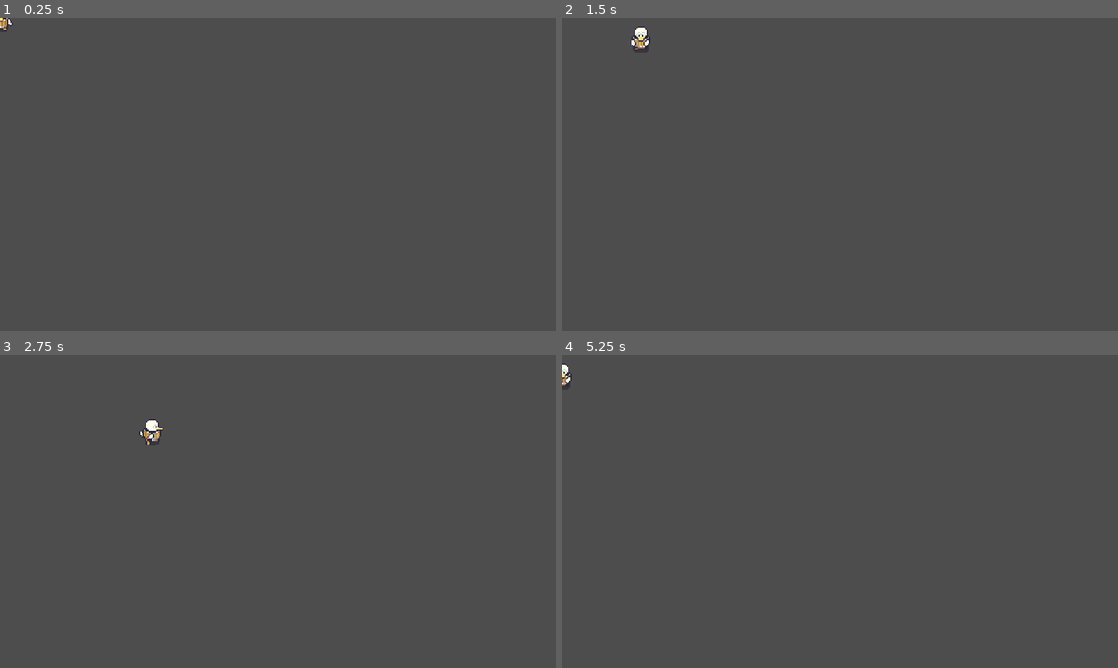
Above: before the commit, frames 1-4 (two rows, left to right).
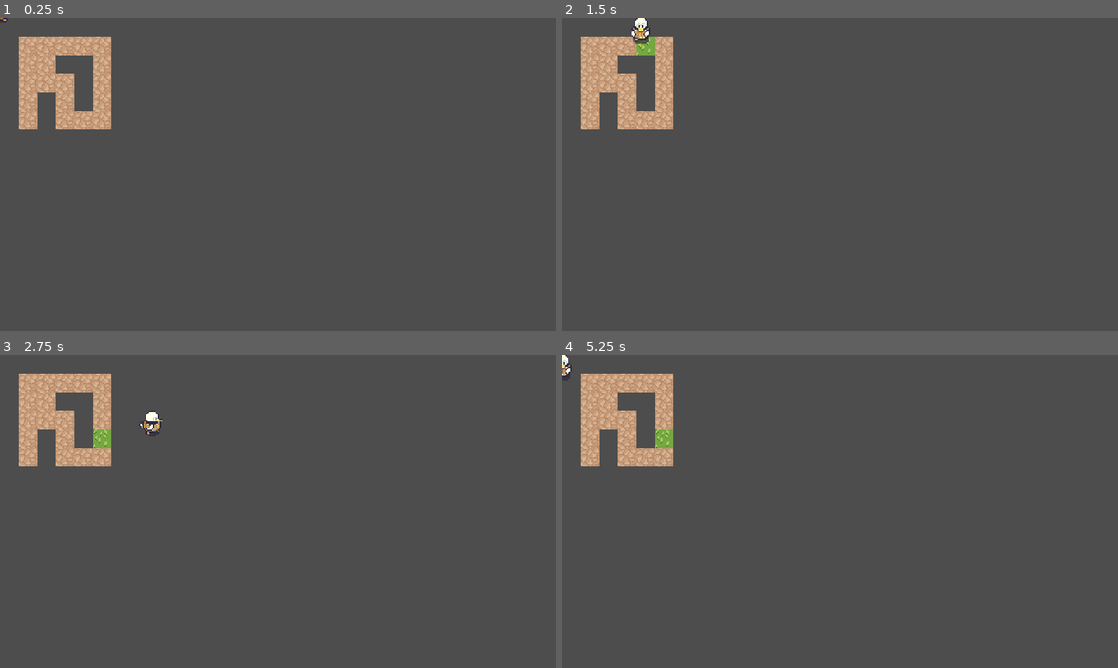
Above: after the commit, the same moments.

Repository: Jukaio/GGJ2024
Game: Godot game, scene res://scenes/TestbedDavid.tscn
The game is run twice, just before and just after one commit, with the same random seed, the same clock (stepped at 60 frames per second) and the same inputs. This scene is started directly instead of the project's main scene.
Inputs:
- Up to frame 1 (0.25 s): no input
- Up to frame 2 (1.5 s): hold D (right) 0.53-1.28 s; tap Space (interact) at 0.6, 1.35 s; hold S (down) from 1.28 s (still down)
- Up to frame 3 (2.75 s): release S (down) at 2.03 s; hold D (right) from 2.03 s (still down); tap Space (interact) at 2.1 s
- Up to frame 4 (5.25 s): release D (right) at 2.78 s; hold W (up) 2.78-3.53 s; tap Space (interact) every 0.75 s from 2.85 to 5.1 s; hold A (left) 3.53-5.03 s; hold S (down) from 5.03 s (still down)

The runs differ from the first frame. In frame 1, 3.8% of the frame differs, in the area x 0-20%, y 0-36%; in frame 2, 3.9%; in frame 3, 4.0%, in the area x 3-30%, y 6-36%; in frame 4, 3.9%.

Commit message:
Hoeing

Diff:
--- a/prefabs/PlayerCharacter.tscn
+++ b/prefabs/PlayerCharacter.tscn
@@ -6,11 +6,13 @@
 [ext_resource type="Script" path="res://scripts/SpriteAnimation.gd" id="4_ui6xa"]
 [ext_resource type="Texture2D" uid="uid://b3xgilsgrdjk" path="res://textures/runAnimation.png" id="5_jgofv"]
 [ext_resource type="Script" path="res://scripts/HoeTool.gd" id="6_pa2yi"]
+[ext_resource type="Texture2D" uid="uid://1e8q8j1i1lfx" path="res://sprites/Tileset.png" id="7_or57d"]
 
 [node name="PlayerCharacter" type="Node2D"]
 script = ExtResource("1_h7gas")
 
 [node name="SpriteAnimator" type="Node2D" parent="."]
+position = Vector2(0, -8)
 script = ExtResource("2_xyurh")
 
 [node name="IdleDown" type="Sprite2D" parent="SpriteAnimator"]
@@ -69,5 +71,15 @@
 region_rect = Rect2(0, 72, 144, 24)
 script = ExtResource("4_ui6xa")
 
-[node name="HoeTool" type="Node2D" parent="."]
+[node name="HoeTool" type="Node2D" parent="." node_paths=PackedStringArray("highlightNode")]
 script = ExtResource("6_pa2yi")
+highlightNode = NodePath("Highlight")
+
+[node name="Highlight" type="Node2D" parent="HoeTool"]
+z_index = -1
+
+[node name="Sprite2D" type="Sprite2D" parent="HoeTool/Highlight"]
+z_index = -1
+texture = ExtResource("7_or57d")
+region_enabled = true
+region_rect = Rect2(32, 0, 16, 16)
--- a/prefabs/ground_tile_map.tscn
+++ b/prefabs/ground_tile_map.tscn
@@ -1,111 +1,9 @@
-[gd_scene load_steps=4 format=3 uid="uid://oednu38gbmwd"]
+[gd_scene load_steps=2 format=3 uid="uid://oednu38gbmwd"]
 
-[ext_resource type="Texture2D" uid="uid://1e8q8j1i1lfx" path="res://sprites/Tileset.png" id="1_e30ag"]
-
-[sub_resource type="TileSetAtlasSource" id="TileSetAtlasSource_tgxrs"]
-texture = ExtResource("1_e30ag")
-2:0/0 = 0
-2:0/0/terrain_set = 0
-2:0/0/terrain = 0
-2:0/0/terrains_peering_bit/right_side = 0
-2:0/0/terrains_peering_bit/left_side = 0
-3:0/0 = 0
-3:0/0/terrain_set = 0
-3:0/0/terrain = 0
-3:0/0/terrains_peering_bit/right_side = 0
-3:0/0/terrains_peering_bit/left_side = 0
-4:0/0 = 0
-4:0/0/terrain_set = 0
-0:1/0 = 0
-0:1/0/terrain_set = 0
-0:1/0/terrains_peering_bit/bottom_right_corner = 0
-1:1/0 = 0
-1:1/0/terrain_set = 0
-1:1/0/terrains_peering_bit/bottom_right_corner = 0
-1:1/0/terrains_peering_bit/bottom_side = 0
-1:1/0/terrains_peering_bit/bottom_left_corner = 0
-2:1/0 = 0
-2:1/0/terrain_set = 0
-2:1/0/terrains_peering_bit/bottom_left_corner = 0
-3:1/0 = 0
-3:1/0/terrain_set = 0
-3:1/0/terrains_peering_bit/bottom_left_corner = 0
-3:1/0/terrains_peering_bit/left_side = 0
-3:1/0/terrains_peering_bit/top_left_corner = 0
-3:1/0/terrains_peering_bit/top_side = 0
-3:1/0/terrains_peering_bit/top_right_corner = 0
-4:1/0 = 0
-4:1/0/terrain_set = 0
-4:1/0/terrains_peering_bit/right_side = 0
-4:1/0/terrains_peering_bit/bottom_right_corner = 0
-4:1/0/terrains_peering_bit/top_left_corner = 0
-4:1/0/terrains_peering_bit/top_side = 0
-4:1/0/terrains_peering_bit/top_right_corner = 0
-0:2/0 = 0
-0:2/0/terrain_set = 0
-0:2/0/terrains_peering_bit/right_side = 0
-0:2/0/terrains_peering_bit/bottom_right_corner = 0
-0:2/0/terrains_peering_bit/top_right_corner = 0
-1:2/0 = 0
-1:2/0/terrain_set = 0
-1:2/0/terrain = 0
-1:2/0/terrains_peering_bit/right_side = 0
-1:2/0/terrains_peering_bit/bottom_right_corner = 0
-1:2/0/terrains_peering_bit/bottom_side = 0
-1:2/0/terrains_peering_bit/bottom_left_corner = 0
-1:2/0/terrains_peering_bit/left_side = 0
-1:2/0/terrains_peering_bit/top_left_corner = 0
-1:2/0/terrains_peering_bit/top_side = 0
-1:2/0/terrains_peering_bit/top_right_corner = 0
-2:2/0 = 0
-2:2/0/terrain_set = 0
-2:2/0/terrains_peering_bit/bottom_left_corner = 0
-2:2/0/terrains_peering_bit/left_side = 0
-2:2/0/terrains_peering_bit/top_left_corner = 0
-3:2/0 = 0
-3:2/0/terrain_set = 0
-3:2/0/terrains_peering_bit/bottom_right_corner = 0
-3:2/0/terrains_peering_bit/bottom_side = 0
-3:2/0/terrains_peering_bit/bottom_left_corner = 0
-3:2/0/terrains_peering_bit/left_side = 0
-3:2/0/terrains_peering_bit/top_left_corner = 0
-4:2/0 = 0
-4:2/0/terrain_set = 0
-4:2/0/terrains_peering_bit/right_side = 0
-4:2/0/terrains_peering_bit/bottom_right_corner = 0
-4:2/0/terrains_peering_bit/bottom_side = 0
-4:2/0/terrains_peering_bit/bottom_left_corner = 0
-4:2/0/terrains_peering_bit/top_right_corner = 0
-0:3/0 = 0
-0:3/0/terrain_set = 0
-0:3/0/terrains_peering_bit/top_right_corner = 0
-1:3/0 = 0
-1:3/0/terrain_set = 0
-1:3/0/terrains_peering_bit/top_left_corner = 0
-1:3/0/terrains_peering_bit/top_side = 0
-1:3/0/terrains_peering_bit/top_right_corner = 0
-2:3/0 = 0
-2:3/0/terrain_set = 0
-2:3/0/terrains_peering_bit/top_left_corner = 0
-3:3/0 = 0
-3:3/0/terrain_set = 0
-3:3/0/terrains_peering_bit/bottom_right_corner = 0
-3:3/0/terrains_peering_bit/top_left_corner = 0
-4:3/0 = 0
-4:3/0/terrain_set = 0
-4:3/0/terrains_peering_bit/bottom_left_corner = 0
-4:3/0/terrains_peering_bit/top_right_corner = 0
-0:0/0 = 0
-0:0/0/terrain_set = 0
-
-[sub_resource type="TileSet" id="TileSet_2858r"]
-terrain_set_0/mode = 0
-terrain_set_0/terrain_0/name = "Terrain 0"
-terrain_set_0/terrain_0/color = Color(0.752941, 0, 0.419608, 1)
-sources/0 = SubResource("TileSetAtlasSource_tgxrs")
+[ext_resource type="TileSet" uid="uid://4feilimrxep2" path="res://prefabs/ground_tileset.tres" id="1_lq2qg"]
 
 [node name="GroundTileMap" type="TileMap"]
 position = Vector2(2.08165e-12, 2.08165e-12)
-tile_set = SubResource("TileSet_2858r")
+tile_set = ExtResource("1_lq2qg")
 format = 2
 layer_0/tile_data = PackedInt32Array(-1, 65536, 2, 65535, 65536, 2, -65536, 65536, 2, 0, 65536, 2, 65534, 65536, 2, -2, …(13844 unchanged characters)…
--- /dev/null
+++ b/prefabs/ground_tileset.tres
@@ -0,0 +1,105 @@
+[gd_resource type="TileSet" load_steps=3 format=3 uid="uid://4feilimrxep2"]
+
+[ext_resource type="Texture2D" uid="uid://1e8q8j1i1lfx" path="res://sprites/Tileset.png" id="1_86xew"]
+
+[sub_resource type="TileSetAtlasSource" id="TileSetAtlasSource_tgxrs"]
+texture = ExtResource("1_86xew")
+2:0/0 = 0
+2:0/0/terrain_set = 0
+2:0/0/terrain = 0
+2:0/0/terrains_peering_bit/right_side = 0
+2:0/0/terrains_peering_bit/left_side = 0
+3:0/0 = 0
+3:0/0/terrain_set = 0
+3:0/0/terrain = 0
+3:0/0/terrains_peering_bit/right_side = 0
+3:0/0/terrains_peering_bit/left_side = 0
+4:0/0 = 0
+4:0/0/terrain_set = 0
+0:1/0 = 0
+0:1/0/terrain_set = 0
+0:1/0/terrains_peering_bit/bottom_right_corner = 0
+1:1/0 = 0
+1:1/0/terrain_set = 0
+1:1/0/terrains_peering_bit/bottom_right_corner = 0
+1:1/0/terrains_peering_bit/bottom_side = 0
+1:1/0/terrains_peering_bit/bottom_left_corner = 0
+2:1/0 = 0
+2:1/0/terrain_set = 0
+2:1/0/terrains_peering_bit/bottom_left_corner = 0
+3:1/0 = 0
+3:1/0/terrain_set = 0
+3:1/0/terrains_peering_bit/bottom_left_corner = 0
+3:1/0/terrains_peering_bit/left_side = 0
+3:1/0/terrains_peering_bit/top_left_corner = 0
+3:1/0/terrains_peering_bit/top_side = 0
+3:1/0/terrains_peering_bit/top_right_corner = 0
+4:1/0 = 0
+4:1/0/terrain_set = 0
+4:1/0/terrains_peering_bit/right_side = 0
+4:1/0/terrains_peering_bit/bottom_right_corner = 0
+4:1/0/terrains_peering_bit/top_left_corner = 0
+4:1/0/terrains_peering_bit/top_side = 0
+4:1/0/terrains_peering_bit/top_right_corner = 0
+0:2/0 = 0
+0:2/0/terrain_set = 0
+0:2/0/terrains_peering_bit/right_side = 0
+0:2/0/terrains_peering_bit/bottom_right_corner = 0
+0:2/0/terrains_peering_bit/top_right_corner = 0
+1:2/0 = 0
+1:2/0/terrain_set = 0
+1:2/0/terrain = 0
+1:2/0/terrains_peering_bit/right_side = 0
+1:2/0/terrains_peering_bit/bottom_right_corner = 0
+1:2/0/terrains_peering_bit/bottom_side = 0
+1:2/0/terrains_peering_bit/bottom_left_corner = 0
+1:2/0/terrains_peering_bit/left_side = 0
+1:2/0/terrains_peering_bit/top_left_corner = 0
+1:2/0/terrains_peering_bit/top_side = 0
+1:2/0/terrains_peering_bit/top_right_corner = 0
+2:2/0 = 0
+2:2/0/terrain_set = 0
+2:2/0/terrains_peering_bit/bottom_left_corner = 0
+2:2/0/terrains_peering_bit/left_side = 0
+2:2/0/terrains_peering_bit/top_left_corner = 0
+3:2/0 = 0
+3:2/0/terrain_set = 0
+3:2/0/terrains_peering_bit/bottom_right_corner = 0
+3:2/0/terrains_peering_bit/bottom_side = 0
+3:2/0/terrains_peering_bit/bottom_left_corner = 0
+3:2/0/terrains_peering_bit/left_side = 0
+3:2/0/terrains_peering_bit/top_left_corner = 0
+4:2/0 = 0
+4:2/0/terrain_set = 0
+4:2/0/terrains_peering_bit/right_side = 0
+4:2/0/terrains_peering_bit/bottom_right_corner = 0
+4:2/0/terrains_peering_bit/bottom_side = 0
+4:2/0/terrains_peering_bit/bottom_left_corner = 0
+4:2/0/terrains_peering_bit/top_right_corner = 0
+0:3/0 = 0
+0:3/0/terrain_set = 0
+0:3/0/terrains_peering_bit/top_right_corner = 0
+1:3/0 = 0
+1:3/0/terrain_set = 0
+1:3/0/terrains_peering_bit/top_left_corner = 0
+1:3/0/terrains_peering_bit/top_side = 0
+1:3/0/terrains_peering_bit/top_right_corner = 0
+2:3/0 = 0
+2:3/0/terrain_set = 0
+2:3/0/terrains_peering_bit/top_left_corner = 0
+3:3/0 = 0
+3:3/0/terrain_set = 0
+3:3/0/terrains_peering_bit/bottom_right_corner = 0
+3:3/0/terrains_peering_bit/top_left_corner = 0
+4:3/0 = 0
+4:3/0/terrain_set = 0
+4:3/0/terrains_peering_bit/bottom_left_corner = 0
+4:3/0/terrains_peering_bit/top_right_corner = 0
+0:0/0 = 0
+0:0/0/terrain_set = 0
+
+[resource]
+terrain_set_0/mode = 0
+terrain_set_0/terrain_0/name = "Terrain 0"
+terrain_set_0/terrain_0/color = Color(0.752941, 0, 0.419608, 1)
+sources/0 = SubResource("TileSetAtlasSource_tgxrs")
--- a/scenes/TestbedDavid.tscn
+++ b/scenes/TestbedDavid.tscn
@@ -1,13 +1,16 @@
-[gd_scene load_steps=4 format=3 uid="uid://dm0r5dncexgsc"]
+[gd_scene load_steps=3 format=3 uid="uid://8c36kt37honb"]
 
 [ext_resource type="PackedScene" uid="uid://cucwiwl6qyqsg" path="res://prefabs/PlayerCharacter.tscn" id="1_18ko4"]
-[ext_resource type="PackedScene" uid="uid://b5e8wgsfn7e81" path="res://prefabs/FieldTilemap.tscn" id="2_otx1c"]
-[ext_resource type="Script" path="res://prefabs/FieldTilemap.gd" id="3_sx058"]
+[ext_resource type="TileSet" uid="uid://4feilimrxep2" path="res://prefabs/ground_tileset.tres" id="2_lp5ct"]
 
 [node name="TestbedDavid" type="Node2D"]
 
 [node name="PlayerCharacter" parent="." node_paths=PackedStringArray("fieldMap") instance=ExtResource("1_18ko4")]
-fieldMap = NodePath("../FieldTilemap")
+z_index = 10
+fieldMap = NodePath("../TileMap")
 
-[node name="FieldTilemap" parent="." instance=ExtResource("2_otx1c")]
-script = ExtResource("3_sx058")
+[node name="TileMap" type="TileMap" parent="."]
+z_index = -10
+tile_set = ExtResource("2_lp5ct")
+format = 2
+layer_0/tile_data = PackedInt32Array(65538, 262144, 0, 131074, 262144, 0, 196610, 262144, 0, 196611, 262144, 0, 262147, 262144, 0, 327683, 262144, 0, 327684, 262144, 0, 327685, 262144, 0, 262149, 262144, 0, 196613, 262144, 0, 131077, 262144, 0, 65541, 262144, 0, 65540, 262144, 0, 65539, 262144, 0, 196609, 262144, 0, 262145, 262144, 0, 327681, 262144, 0, 131073, 262144, 0, 65537, 262144, 0)
--- a/scripts/HoeTool.gd
+++ b/scripts/HoeTool.gd
@@ -3,21 +3,54 @@
 extends Node2D
 
 @export var hoeLength: float = 8.0
+@export var highlightNode: Node2D
 
-var playerCharacter: PlayerCharacter
+var player_character: PlayerCharacter
 
 # Called when the node enters the scene tree for the first time.
 func _ready():
-	playerCharacter = get_parent() as PlayerCharacter
+	player_character = get_parent() as PlayerCharacter
+
+func on_hue(at: Vector2):
+	# fill out with sound, VFX, and RUTA FUCK FOPT FG
+	pass
+
+func hoe(tileMap: TileMap):
+	var target_position = player_character.position + (player_character.lookDirection * hoeLength)
+	var idx = tileMap.local_to_map(target_position)
+	var current_cell = tileMap.get_cell_atlas_coords(0, idx)
+
+	tileMap.set_cell(0, idx, 0, Vector2i(2, 0))
+
+	on_hue(target_position)
+
+func is_valid_to_hoe(tileMap: TileMap):
+	var target_position = player_character.position + (player_character.lookDirection * hoeLength)
+	var idx = tileMap.local_to_map(target_position)
+	var current_cell = tileMap.get_cell_atlas_coords(0, idx)
+
+	return current_cell ==  Vector2i(4, 0)
+
+func highlight(tileMap: TileMap):
+	var target_position = player_character.position + (player_character.lookDirection * hoeLength)
+	var idx = tileMap.local_to_map(target_position)
+	var highlightPosition = tileMap.map_to_local(idx)
+
+	highlightNode.visible = true
+	highlightNode.global_position = highlightPosition
 
 # Called every frame. 'delta' is the elapsed time since the previous frame.
 func _process(delta):
-	var tileMap = playerCharacter.fieldMap;
+	var tileMap = player_character.fieldMap;
 	if tileMap == null:
+		highlightNode.visible = false
 		return
 
-	var targetPosition = playerCharacter.position + (playerCharacter.lookDirection * hoeLength)
-	var idx = tileMap.local_to_map(targetPosition)
-	tileMap.set_cell(0, idx)
+	if !is_valid_to_hoe(tileMap):
+		highlightNode.visible = false
+		return
 
-	pass
+	highlight(tileMap)
+
+	if Input.is_action_just_pressed("interact"):
+		hoe(tileMap)
Not shown: 1 places in prefabs/PlayerCharacter.tscn that only renumber resources
Not shown: 1 places in scenes/EntryPoint.tscn that only renumber resources
